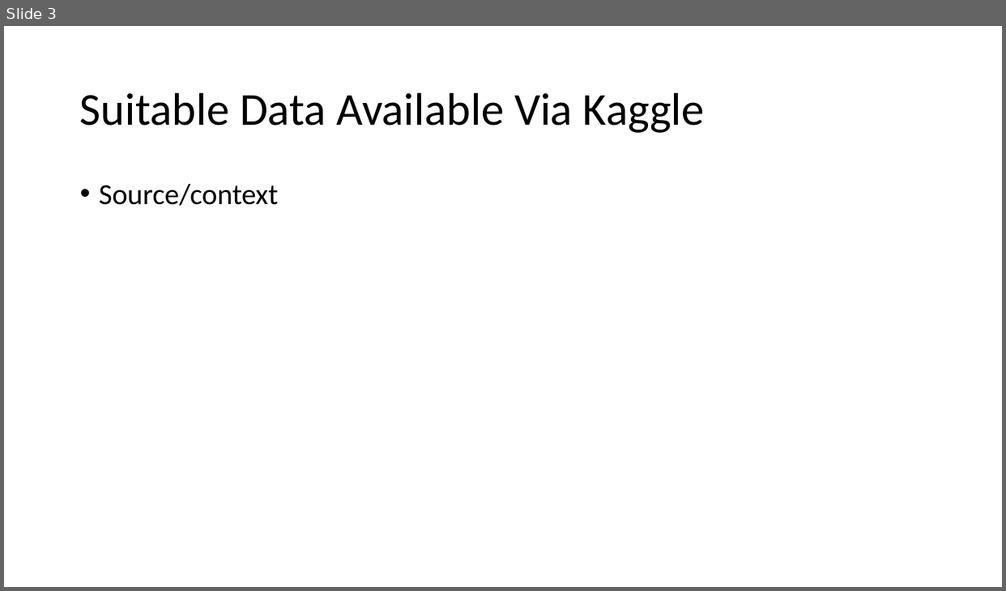
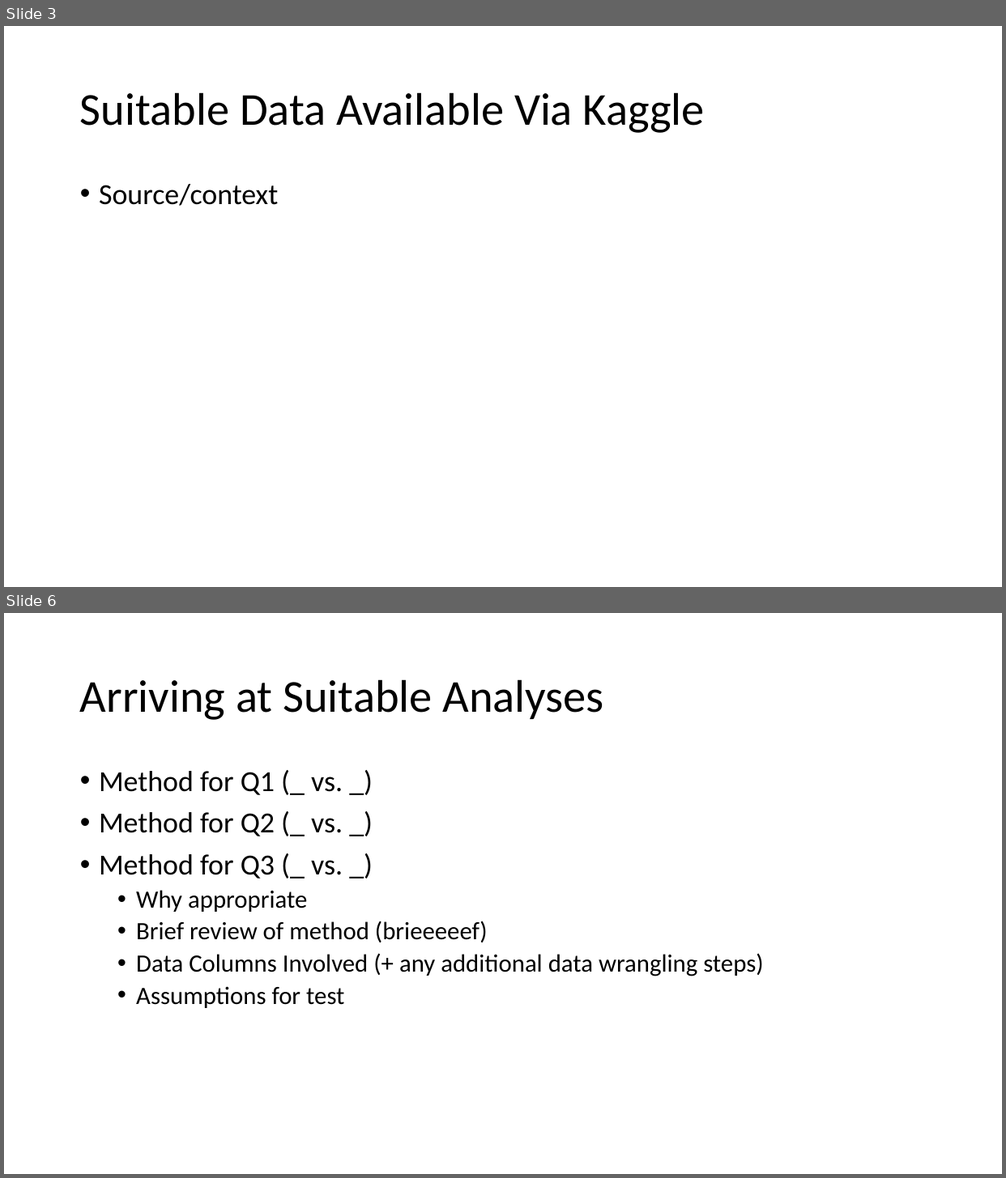
Before and after one commit to MatthewCodes/557_Final_Project, a slide deck: Presentation/Final Presentation.pptx. Shown one above the other, each under a label of ours: slide 3 before the commit, slides 3 and 6 after it; the slides between them are not shown. The pictures are 1006x591 and 1006x1178 pixels, drawn with LibreOffice and Linux fonts; fonts in the diff are those of the drawing. Boxes give left, top, right and bottom in pixels: in the first picture for what was removed or moved away, otherwise in the second. Text is boxed around its words. In the diff, an @@ line names an element or a change of style, - is before the commit and + after.

```diff
--- a/Presentation/Final Presentation.pptx
+++ b/Presentation/Final Presentation.pptx
@@ slide 6 added at box(4, 613, 1002, 1174), background #FFFFFF @@
@@ title added at box(80, 679, 604, 720), 44 pt, text #000000 @@
+Arriving at Suitable Analyses
@@ text added at box(99, 771, 763, 1008), 24 pt, text #000000 @@
+• Method for Q1 (_ vs. _)
+• Method for Q2 (_ vs. _)
+• Method for Q3 (_ vs. _)
+  • Why appropriate
+  • Brief review of method (brieeeeef)
+  • Data Columns Involved (+ any additional data wrangling steps)
+  • Assumptions for test
```
Also in this commit, not shown: 2 slides changed, 7 other slides added.
